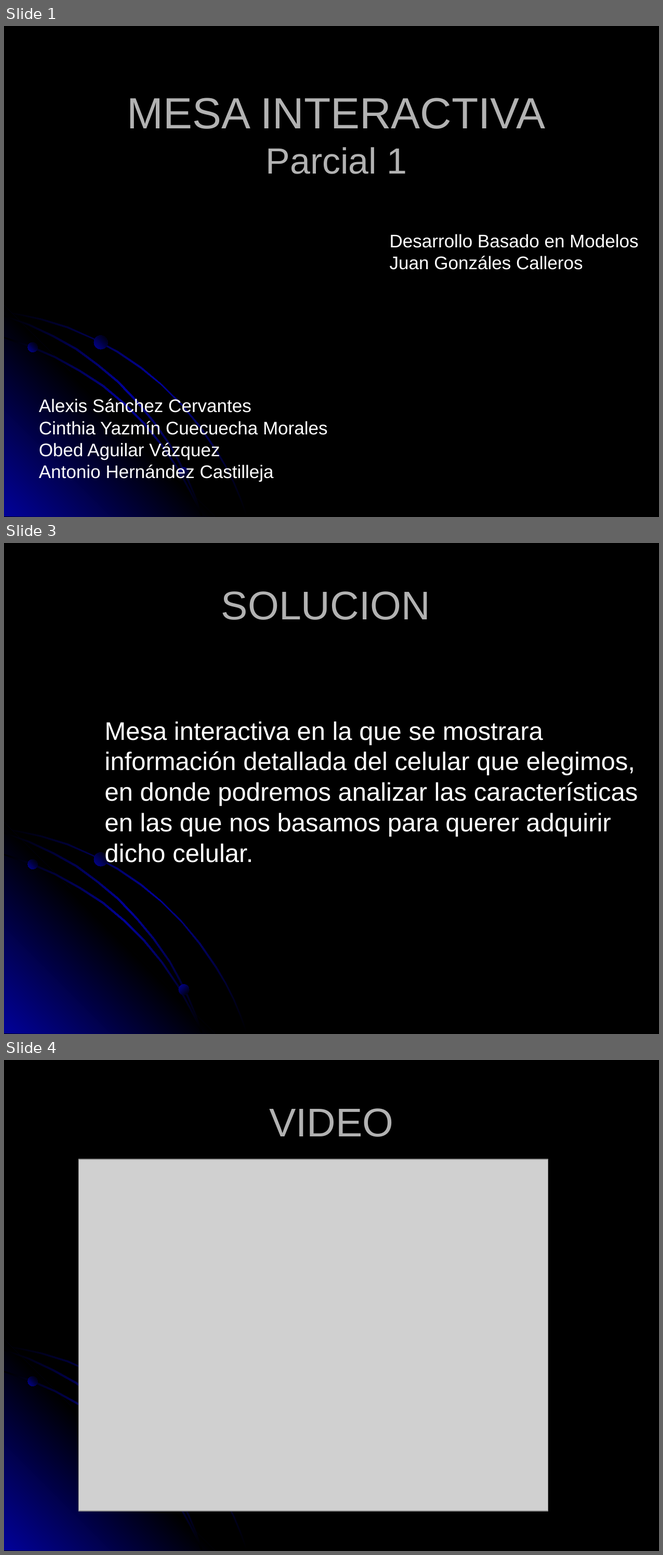
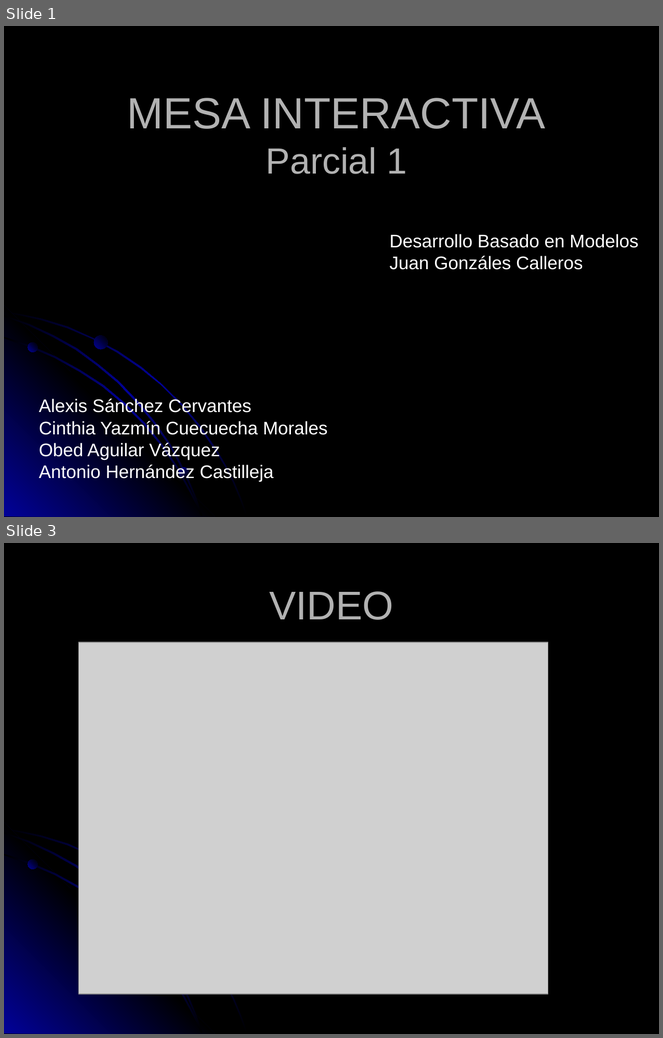
Before and after one commit to obedaguilar/Proyecto1Parcial, a slide deck: Documentos/Presentación2.ppt. Shown one above the other, each under a label of ours: slides 1, 3 and 4 before the commit, slides 1 and 3 after it; the slides between them are not shown. The pictures are 663x1555 and 663x1038 pixels, drawn with LibreOffice and Linux fonts; fonts in the diff are those of the drawing; grey boxes stand for pictures. Boxes give left, top, right and bottom in pixels: in the first picture for what was removed or moved away, otherwise in the second. Text is boxed around its words. In the diff, an @@ line names an element or a change of style, - is before the commit and + after.

```diff
--- a/Documentos/Presentación2.ppt
+++ b/Documentos/Presentación2.ppt
@@ slide 3 removed at (4, 543, 659, 1034), background #000000; not listed: 7 template elements that a slide beside it also shows @@
@@ title removed at (221, 591, 430, 620) @@
-SOLUCION
@@ text removed at (105, 721, 638, 867) @@
-Mesa interactiva en la que se mostrara información detallada del celular que elegimos, en donde podremos analizar las características en las que nos basamos para querer adquirir dicho celular.
@@ what was slide 4 is now slide 3 @@
```
Also in this commit, not shown: 1 slide changed, 2 slides added, 1 other slide removed, 1 other file.
